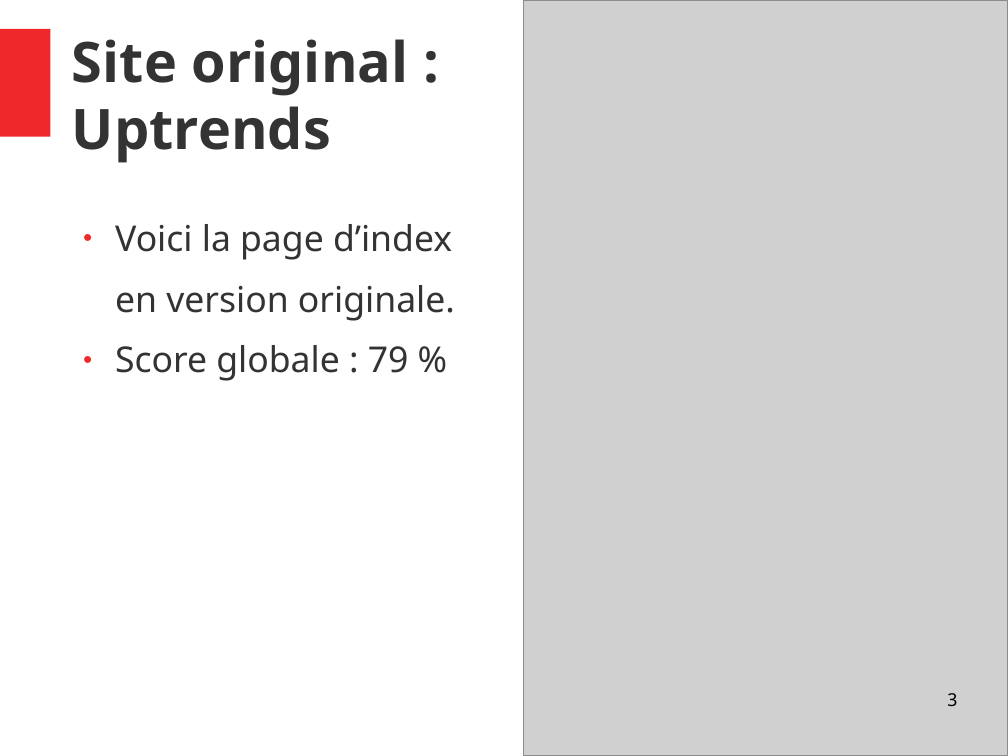
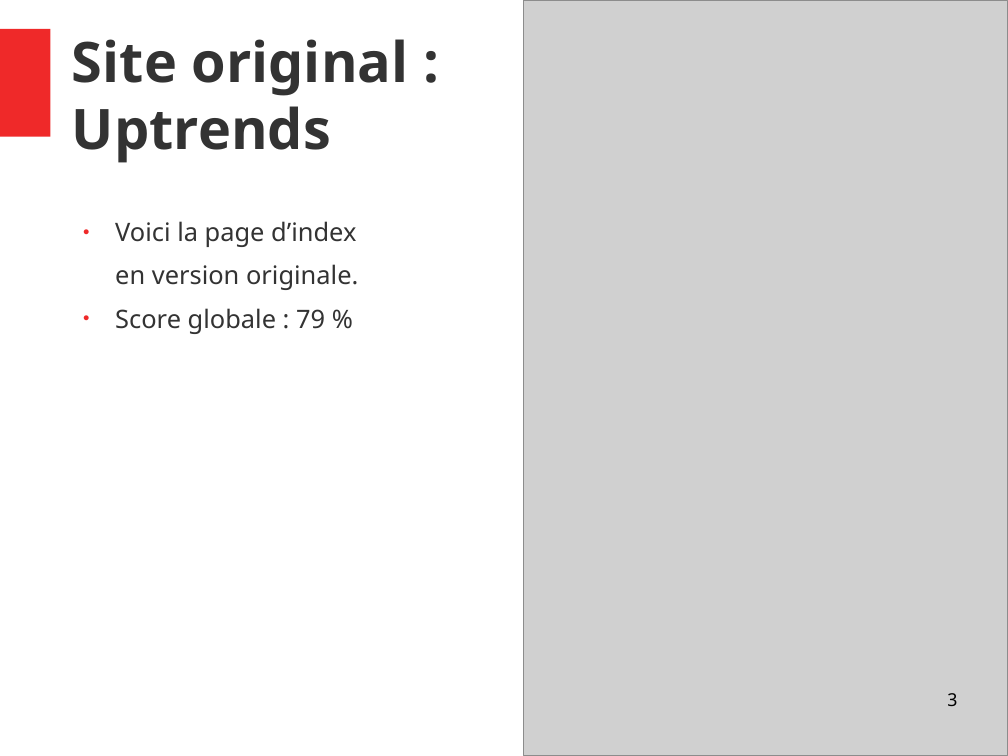
Before and after one commit to Vincent055681/VincentDiRaimondo_4_10052021, a slide deck: slide 3 of audit/Rapport.odp. Drawn at 1008x756 pixels with LibreOffice and Linux fonts; fonts in the diff are those of the drawing; grey boxes stand for pictures. Boxes give left, top, right and bottom in pixels: in the first picture for what was removed or moved away, otherwise in the second. Text is boxed around its words. In the diff, an @@ line names an element or a change of style, - is before the commit and + after.

```diff
--- a/audit/Rapport.odp
+++ b/audit/Rapport.odp
@@ text "Voici la page d’index" at [115, 221, 358, 334]: size 28 to 20 pt; less space between paragraphs @@
```
Also in this commit, not shown: 3 other slides changed, 1 slide added, 1 slide removed, 4 other files.
